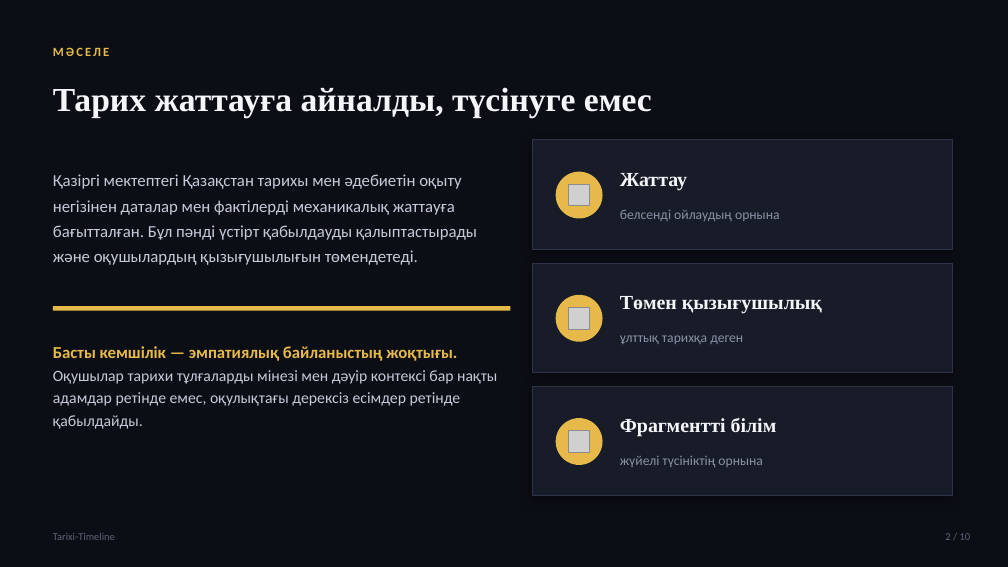
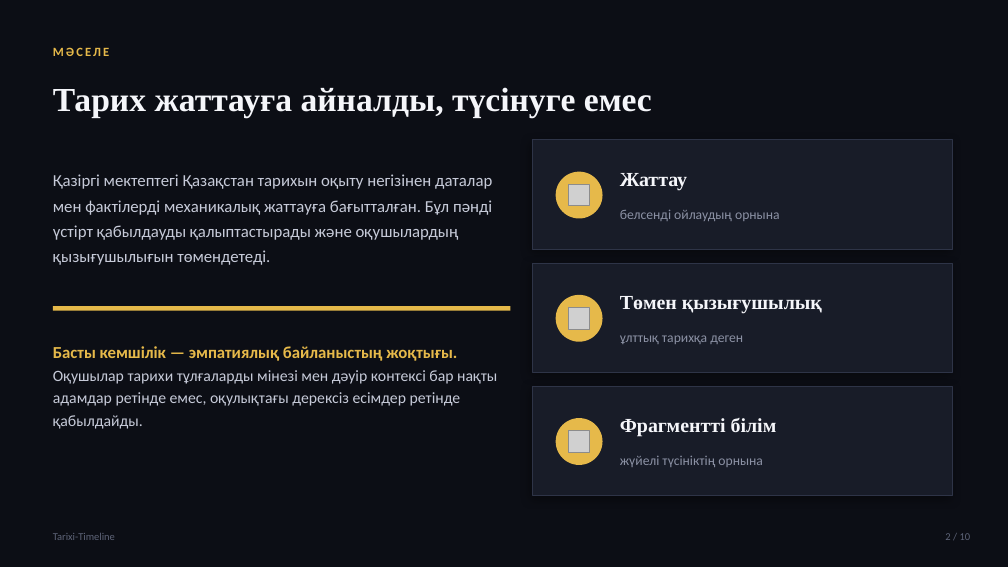
Before and after one commit to bekarazhan/tarixi-timeline, a slide deck: slide 2 of grant-presentation/Tarixi-Timeline_Tauelsizdik_urpaqtary.pptx. Drawn at 1008x567 pixels with LibreOffice and Linux fonts; fonts in the diff are those of the drawing; grey boxes stand for pictures. Boxes give left, top, right and bottom in pixels: in the first picture for what was removed or moved away, otherwise in the second. Text is boxed around its words. In the diff, an @@ line names an element or a change of style, - is before the commit and + after.

```diff
--- a/grant-presentation/Tarixi-Timeline_Tauelsizdik_urpaqtary.pptx
+++ b/grant-presentation/Tarixi-Timeline_Tauelsizdik_urpaqtary.pptx
@@ text at <box>53,174,492,265</box>: text changed @@
-Қазіргі мектептегі Қазақстан тарихы мен әдебиетін оқыту негізінен даталар мен фактілерді механикалық жаттауға бағытталған. Бұл пәнді үстірт қабылдауды қалыптастырады және оқушылардың қызығушылығын төмендетеді.
+Қазіргі мектептегі Қазақстан тарихын оқыту негізінен даталар мен фактілерді механикалық жаттауға бағытталған. Бұл пәнді үстірт қабылдауды қалыптастырады және оқушылардың қызығушылығын төмендетеді.
```
Also in this commit, not shown: 7 other slides changed, 1 other file.
